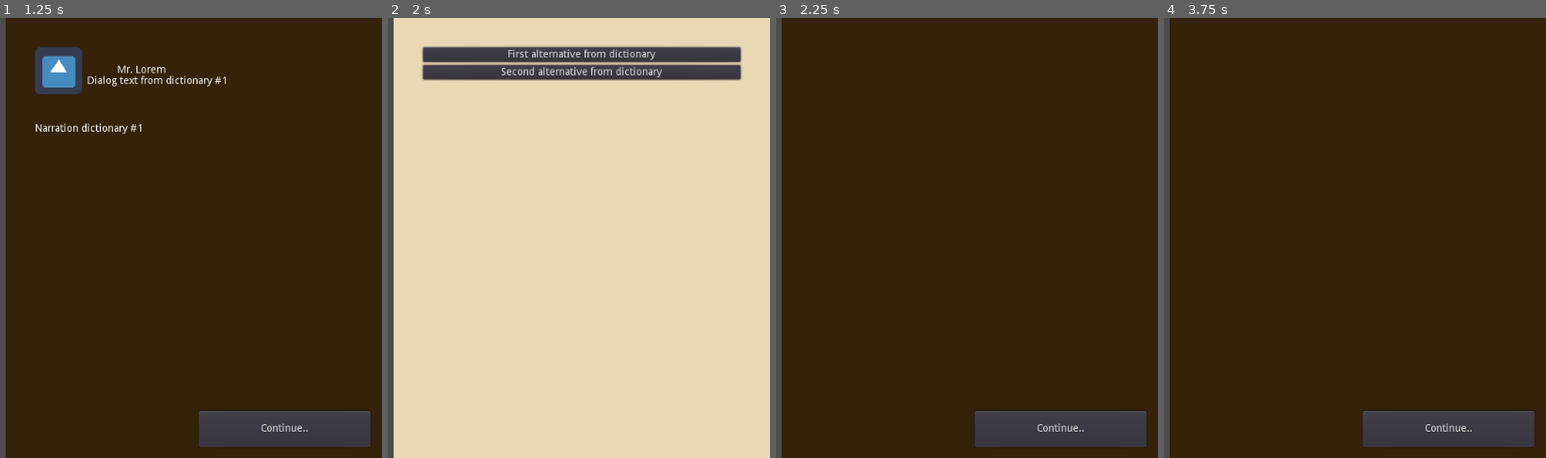
Above: before the commit, frames 1-4 (left to right).
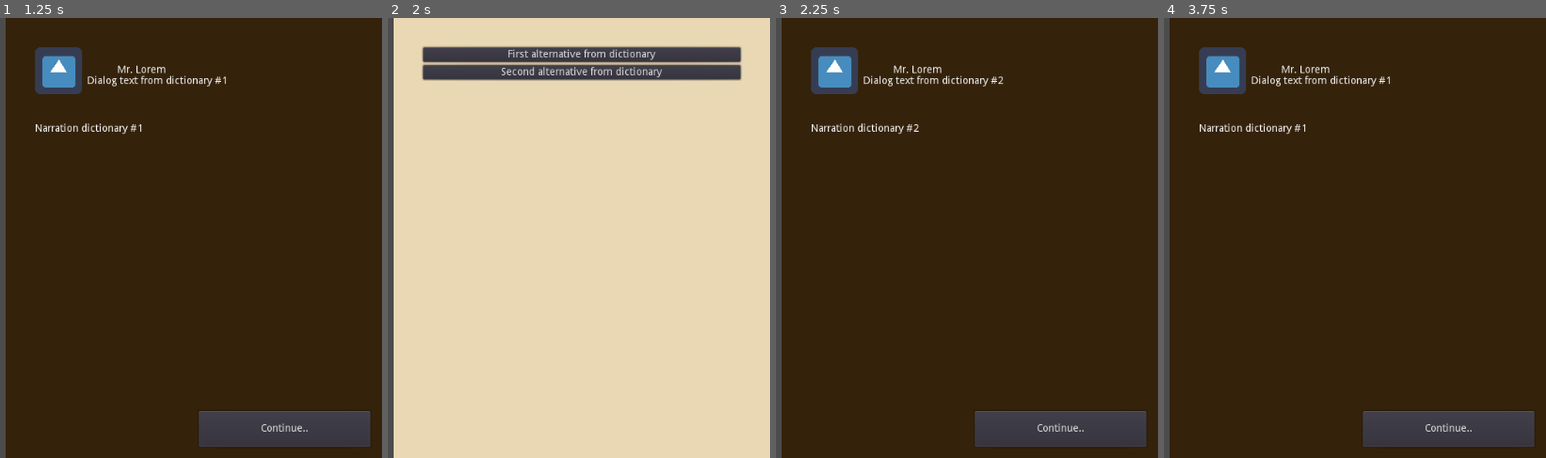
Above: after the commit, the same moments.

Repository: jordgubben/gw24-fam-andersson
Game: Godot game, scene res://FamilyDinner.tscn
Same seed, same stepped clock (60 frames per second), same inputs: the game is played once before the commit and once after it. The engine's default icon, where the game draws it, is replaced by a stand-in: a white triangle on a blue panel in a dark square.
Inputs:
- Up to frame 1 (1.25 s): click "First alternative from dictio…" at 0.5 s
- Up to frame 2 (2 s): click "Continue.." at 1.25 s
- Up to frame 3 (2.25 s): click "Second alternative from dicti…" at 2 s
- Up to frame 4 (3.75 s): click "Continue.." at 2.75 s; click "First alternative from dictio…" at 3.5 s

Frames 1-2 are identical in both runs. In frame 3, 2.0% of the frame differs, in the area x 9-60%, y 6-27%; in frame 4, 2.0%.
Error before the commit: Attempt to call function 'duplicate' in base 'previously freed instance' on a null instance. (res://ui/NarrativePanel.gd:15)

Commit message:
Extract narrative elements into separate scenes

Diff:
--- /dev/null
+++ b/ui/DialougeBox.tscn
@@ -0,0 +1,42 @@
+[gd_scene load_steps=2 format=2]
+
+[ext_resource path="res://icon.png" type="Texture" id=1]
+
+[node name="dialouge_example" type="Control"]
+margin_right = 432.0
+margin_bottom = 100.0
+rect_min_size = Vector2( 0, 100 )
+
+[node name="speaker_portrait" type="TextureRect" parent="."]
+anchor_bottom = 1.0
+margin_right = 40.0
+margin_bottom = -60.0
+texture = ExtResource( 1 )
+__meta__ = {
+"_edit_use_anchors_": false
+}
+
+[node name="speaker_name" type="Label" parent="."]
+margin_left = 72.0
+margin_top = 24.0
+margin_right = 218.0
+margin_bottom = 38.0
+text = "Mr. Lorem"
+align = 1
+__meta__ = {
+"_edit_use_anchors_": false
+}
+
+[node name="dialouge_label" type="RichTextLabel" parent="."]
+anchor_left = 1.0
+anchor_right = 1.0
+anchor_bottom = 1.0
+margin_left = -361.0
+margin_top = 39.0
+margin_bottom = 0.999992
+bbcode_enabled = true
+bbcode_text = "[color=blue]Lorem[/color] [i]ipsum[/i] dolor sit amet, consectetur adipiscing elit. Pellentesque massa tortor, suscipit a felis nec. "
+text = "Lorem ipsum dolor sit amet, consectetur adipiscing elit. Pellentesque massa tortor, suscipit a felis nec. "
+__meta__ = {
+"_edit_use_anchors_": false
+}
--- /dev/null
+++ b/ui/NarrationBox.tscn
@@ -0,0 +1,16 @@
+[gd_scene format=2]
+
+[node name="narration_example" type="RichTextLabel"]
+margin_top = 104.0
+margin_right = 432.0
+margin_bottom = 149.0
+bbcode_enabled = true
+bbcode_text = "[center] Lorem] [color=green]ipsum[/color] dolor sit amet, consectetur adipiscing elit. Pellentesque massa tortor, suscipit a felis nec.
+[/center]"
+text = " Lorem] ipsum dolor sit amet, consectetur adipiscing elit. Pellentesque massa tortor, suscipit a felis nec.
+"
+fit_content_height = true
+scroll_active = false
+__meta__ = {
+"_edit_use_anchors_": false
+}
--- a/ui/NarrativePanel.gd
+++ b/ui/NarrativePanel.gd
@@ -1,23 +1,21 @@
 extends Control
 
-onready var _dialouge_prototype: Control = $margin/vbox/dialouge_example
-onready var _narration_prototype: RichTextLabel = $margin/vbox/narration_example
+var DialougeBox: PackedScene = preload("res://ui/DialougeBox.tscn")
+var NarrationBox: PackedScene = preload("res://ui/NarrationBox.tscn")
 
 signal pressentation_completed()
 
 func _ready():
-	# Remove prototypes from tree
-	# (but keep them for future cloning)
-	self.remove_child(_dialouge_prototype)
-	self.remove_child(_narration_prototype)
+	# Remove placeholders
+	clear()
 
 func queue_dialouge(speaker: String, dialoug: String):
-	var d =_dialouge_prototype.duplicate()
+	var d = DialougeBox.instance()
 	d.get_node("dialouge_label").bbcode_text = dialoug
 	$margin/vbox.add_child(d)
 
 func queue_narration(narration: String):
-	var n =_narration_prototype.duplicate()
+	var n = NarrationBox.instance()
 	n.bbcode_text = narration
 	$margin/vbox.add_child(n)
 
--- a/ui/NarrativePanel.tscn
+++ b/ui/NarrativePanel.tscn
@@ -1,7 +1,8 @@
-[gd_scene load_steps=3 format=2]
+[gd_scene load_steps=4 format=2]
 
-[ext_resource path="res://icon.png" type="Texture" id=1]
+[ext_resource path="res://ui/DialougeBox.tscn" type="PackedScene" id=1]
 [ext_resource path="res://ui/NarrativePanel.gd" type="Script" id=2]
+[ext_resource path="res://ui/NarrationBox.tscn" type="PackedScene" id=3]
 
 [node name="NarrativePanel" type="Control"]
 anchor_left = 0.5
@@ -38,59 +39,9 @@
 margin_right = 472.0
 margin_bottom = 494.0
 
-[node name="dialouge_example" type="Control" parent="margin/vbox"]
-margin_right = 432.0
-margin_bottom = 100.0
-rect_min_size = Vector2( 0, 100 )
+[node name="dialouge_example" parent="margin/vbox" instance=ExtResource( 1 )]
 
-[node name="speaker_portrait" type="TextureRect" parent="margin/vbox/dialouge_example"]
-anchor_bottom = 1.0
-margin_right = 40.0
-margin_bottom = -60.0
-texture = ExtResource( 1 )
-__meta__ = {
-"_edit_use_anchors_": false
-}
-
-[node name="speaker_name" type="Label" parent="margin/vbox/dialouge_example"]
-margin_left = 72.0
-margin_top = 24.0
-margin_right = 218.0
-margin_bottom = 38.0
-text = "Mr. Lorem"
-align = 1
-__meta__ = {
-"_edit_use_anchors_": false
-}
-
-[node name="dialouge_label" type="RichTextLabel" parent="margin/vbox/dialouge_example"]
-anchor_left = 1.0
-anchor_right = 1.0
-anchor_bottom = 1.0
-margin_left = -361.0
-margin_top = 39.0
-margin_bottom = 0.999992
-bbcode_enabled = true
-bbcode_text = "[color=blue]Lorem[/color] [i]ipsum[/i] dolor sit amet, consectetur adipiscing elit. Pellentesque massa tortor, suscipit a felis nec. "
-text = "Lorem ipsum dolor sit amet, consectetur adipiscing elit. Pellentesque massa tortor, suscipit a felis nec. "
-__meta__ = {
-"_edit_use_anchors_": false
-}
-
-[node name="narration_example" type="RichTextLabel" parent="margin/vbox"]
-margin_top = 104.0
-margin_right = 432.0
-margin_bottom = 149.0
-bbcode_enabled = true
-bbcode_text = "[center] Lorem] [color=green]ipsum[/color] dolor sit amet, consectetur adipiscing elit. Pellentesque massa tortor, suscipit a felis nec.
-[/center]"
-text = " Lorem] ipsum dolor sit amet, consectetur adipiscing elit. Pellentesque massa tortor, suscipit a felis nec.
-"
-fit_content_height = true
-scroll_active = false
-__meta__ = {
-"_edit_use_anchors_": false
-}
+[node name="narration_example" parent="margin/vbox" instance=ExtResource( 3 )]
 
 [node name="continue_button" type="Button" parent="."]
 anchor_left = 1.0
